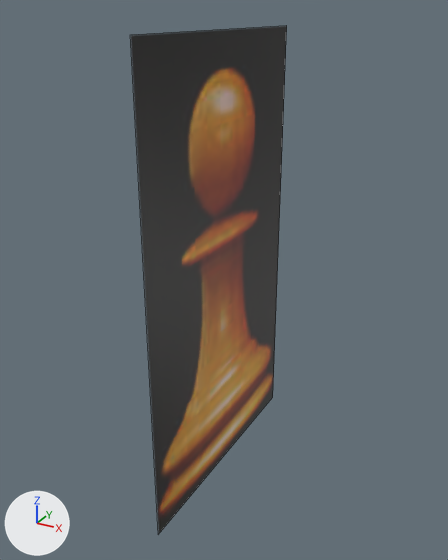
An edit to the Blender file Chess_Set/Models/ChessPieceBase.blend, drawn before and after from the same camera.
Both versions are drawn from a 50 mm camera at (0.608, -1.106, 1.037) aimed at (0.002, -0.005, 0.487). Lighting does not change. The marker at lower left points along +X, +Y and +Z. Mesh edges are drawn as thin lines.

Before the edit, the objects in view are built like this:
```python
me_cylinder = bpy.data.meshes.new('Cylinder')
me_cylinder.from_pydata(...)  # 544 vertices, 514 faces; spans x -0.289..0.289, y -0.289..0.289, z 0.013..0.276
me_staunton_pawn = bpy.data.meshes.new('Staunton Pawn')
me_staunton_pawn.from_pydata(...)  # 4 vertices, 1 face; spans x -0.294..0.294, y -0.5..0.5, z 0.0
me_staunton_pawn.materials.append(mat_staunton_pawn)  # picture img_staunton_pawn_png
ob_cylinder = bpy.data.objects.new('Cylinder', me_cylinder)
ob_cylinder.location = (0.0, 0.0, 0.0)
ob_cylinder.hide_set(True)  # wire or fog, not drawn
ob_staunton_pawn = bpy.data.objects.new('Staunton Pawn', me_staunton_pawn)
ob_staunton_pawn.location = (0.0, 0.0, 0.5)
ob_staunton_pawn.rotation_euler = (1.571, 0.0, 1.571)  # degrees (90, 0, 90)
```
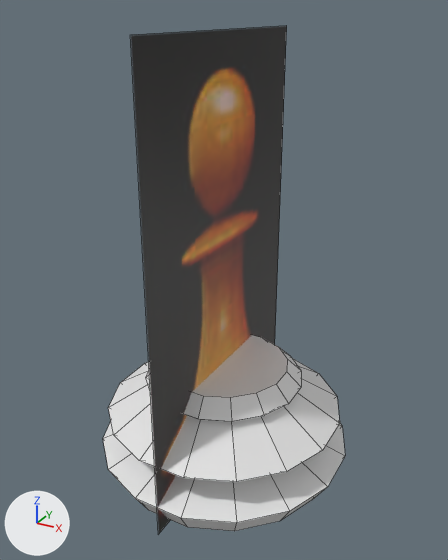
Commit message: finished base piece. started pawn piece

The change, as a diff of the scene's bpy script:
```diff
--- a/Chess_Set/Models/ChessPieceBase.blend.py
+++ b/Chess_Set/Models/ChessPieceBase.blend.py
@@ me_cylinder @@
 # used by ob_cylinder; location = (0.0, 0.0, 0.0)
-me_cylinder.from_pydata(...)  # 544 vertices, 514 faces; spans x -0.289..0.289, y -0.289..0.289, z 0.013..0.276
+me_cylinder.from_pydata(...)  # 112 vertices, 98 faces; spans x -0.292..0.292, y -0.292..0.292, z 0.013..0.276
+# me_cylinder part 1: 64 vertices moved from x -0.284..0.284, y -0.284..0.284, z 0.027..0.262 to x -0.292..0.292, y -0.292..0.292, z 0.073..0.24; 448 vertices removed from x -0.289..0.289, y -0.289..0.289, z 0.013..0.276; 16 vertices added at x -0.273..0.273, y -0.273..0.273, z 0.162
@@ ob_cylinder @@
 ob_cylinder.location = (0.0, 0.0, 0.0)
-ob_cylinder.hide_set(True)  # wire or fog, not drawn
```

Changed parts and their boxes (x1, y1, x2, y2) in the pictures (448 x 560 px):
'Cylinder', shown: after (103, 335, 345, 531)
part 1 of me_cylinder, cut back: after (103, 348, 345, 531)
